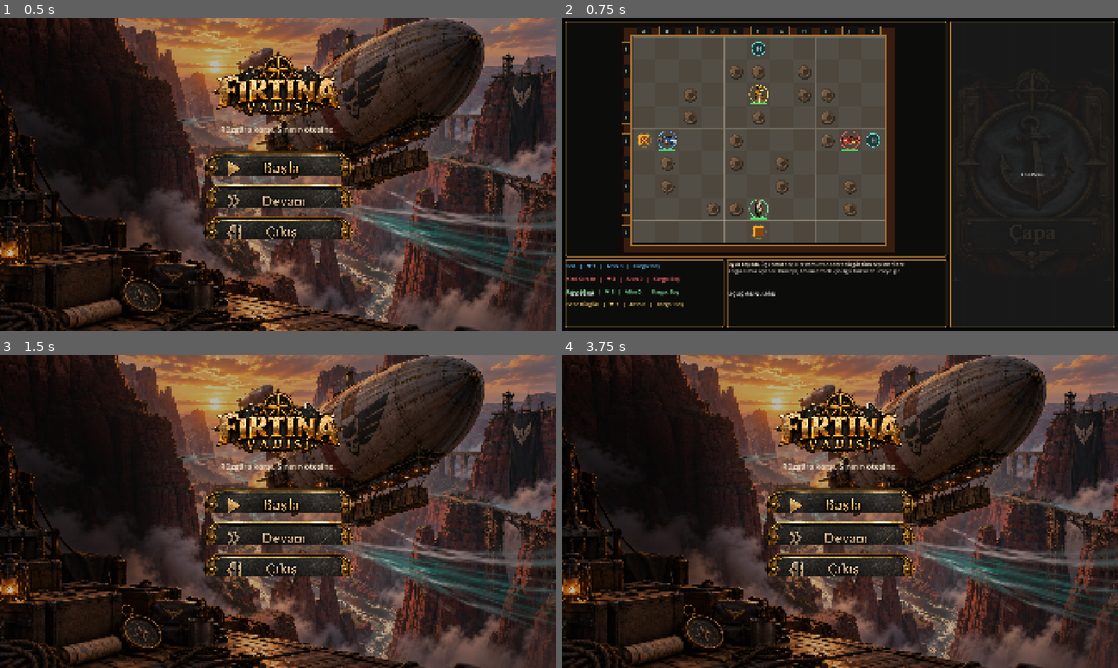
Above: before the commit, frames 1-4 (two rows, left to right).
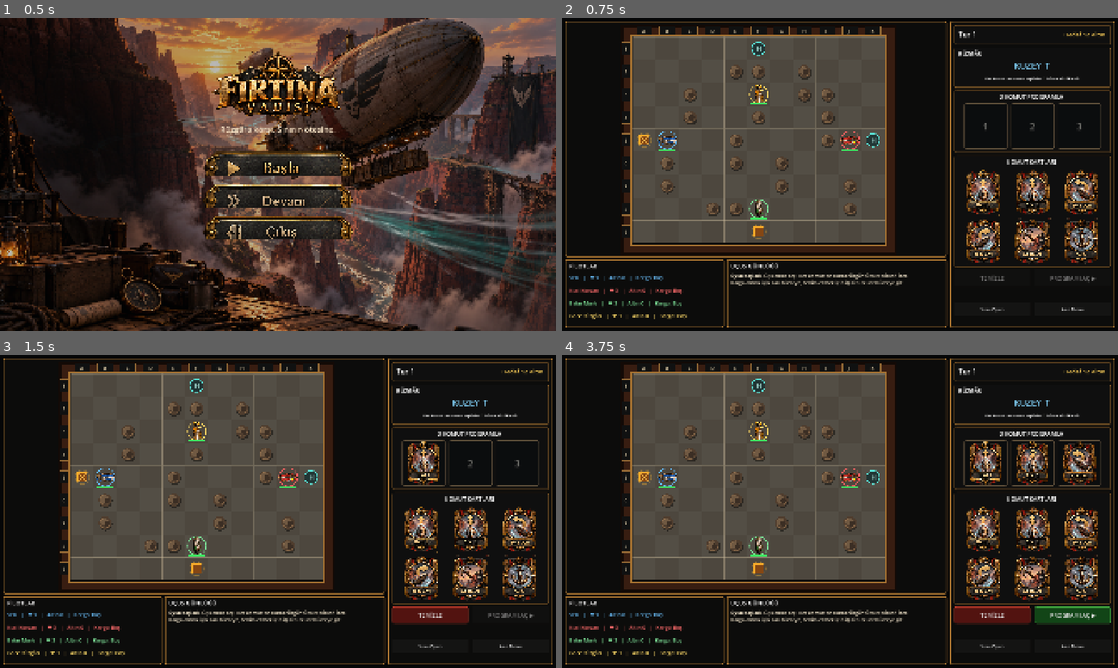
Above: after the commit, the same moments.

Repository: SerkanAydin06/Firtina-Vadisi
Game: Godot game, scene res://scenes/main.tscn
Same seed, same stepped clock (60 frames per second), same inputs: the game is played once before the commit and once after it.
Inputs (mouse positions are in pixels of both pictures, inside the frame that each line leads up to; where the layout moved, square brackets give the same spot in the first picture):
- Up to frame 1 (0.5 s): no input
- Up to frame 2 (0.75 s): click (840, 161) at 0.5 s
- Up to frame 3 (1.5 s): click (422, 530) [472, 511] at 1.25 s
- Up to frame 4 (3.75 s): click (840, 498) at 2.02 s; click (1034, 530) [1034, 511] at 2.75 s; click (1079, 530) at 3.52 s

Frame 1 is identical in both runs. In frame 2, 8.8% of the frame differs, in the area x 0-100%, y 1-99%; in frame 3, 73%; in frame 4, 73%, in the area x 0-100%, y 0-100%.

Commit message:
Fix scene layout containers and square program slots

Diff:
--- a/scenes/main.tscn
+++ b/scenes/main.tscn
@@ -223,7 +223,7 @@
 layout_mode = 2
 script = ExtResource("2_board")
 
-[node name="PilotsPanel" type="PanelContainer" parent="GameLayer"]
+[node name="PilotsPanel" type="Panel" parent="GameLayer"]
 layout_mode = 0
 offset_left = 10.0
 offset_top = 833.0
@@ -280,7 +280,7 @@
 text = "Gece Rüzgârı | ❤ 3 | Altın 0 | Kargo: Boş"
 vertical_alignment = 1
 
-[node name="LogPanel" type="PanelContainer" parent="GameLayer"]
+[node name="LogPanel" type="Panel" parent="GameLayer"]
 layout_mode = 0
 offset_left = 568.0
 offset_top = 833.0
@@ -308,7 +308,7 @@
 bbcode_enabled = true
 scroll_active = true
 
-[node name="RightPanel" type="PanelContainer" parent="GameLayer"]
+[node name="RightPanel" type="Panel" parent="GameLayer"]
 layout_mode = 0
 offset_left = 1340.0
 offset_top = 10.0
@@ -316,7 +316,7 @@
 offset_bottom = 1070.0
 theme_override_styles/panel = SubResource("PanelOuter")
 
-[node name="TopHUD" type="PanelContainer" parent="GameLayer/RightPanel"]
+[node name="TopHUD" type="Panel" parent="GameLayer/RightPanel"]
 layout_mode = 0
 offset_left = 14.0
 offset_top = 14.0
@@ -346,7 +346,7 @@
 horizontal_alignment = 2
 vertical_alignment = 1
 
-[node name="WindPanel" type="PanelContainer" parent="GameLayer/RightPanel"]
+[node name="WindPanel" type="Panel" parent="GameLayer/RightPanel"]
 layout_mode = 0
 offset_left = 14.0
 offset_top = 92.0
@@ -386,12 +386,12 @@
 horizontal_alignment = 1
 vertical_alignment = 1
 
-[node name="ProgramPanel" type="PanelContainer" parent="GameLayer/RightPanel"]
+[node name="ProgramPanel" type="Panel" parent="GameLayer/RightPanel"]
 layout_mode = 0
 offset_left = 14.0
 offset_top = 240.0
 offset_right = 556.0
-offset_bottom = 438.0
+offset_bottom = 455.0
 theme_override_styles/panel = SubResource("PanelInner")
 
 [node name="Title" type="Label" parent="GameLayer/RightPanel/ProgramPanel"]
@@ -418,12 +418,12 @@
 offset_left = 22.0
 offset_top = 45.0
 offset_right = 520.0
-offset_bottom = 188.0
+offset_bottom = 202.0
 theme_override_constants/separation = 12
 alignment = 1
 
 [node name="Slot1" type="PanelContainer" parent="GameLayer/RightPanel/ProgramPanel/CommandBox"]
-custom_minimum_size = Vector2(150, 135)
+custom_minimum_size = Vector2(150, 150)
 layout_mode = 2
 theme_override_styles/panel = SubResource("SlotStyle")
 
@@ -442,7 +442,7 @@
 stretch_mode = 5
 
 [node name="Slot2" type="PanelContainer" parent="GameLayer/RightPanel/ProgramPanel/CommandBox"]
-custom_minimum_size = Vector2(150, 135)
+custom_minimum_size = Vector2(150, 150)
 layout_mode = 2
 theme_override_styles/panel = SubResource("SlotStyle")
 
@@ -461,7 +461,7 @@
 stretch_mode = 5
 
 [node name="Slot3" type="PanelContainer" parent="GameLayer/RightPanel/ProgramPanel/CommandBox"]
-custom_minimum_size = Vector2(150, 135)
+custom_minimum_size = Vector2(150, 150)
 layout_mode = 2
 theme_override_styles/panel = SubResource("SlotStyle")
 
@@ -479,12 +479,12 @@
 expand_mode = 1
 stretch_mode = 5
 
-[node name="CardsPanel" type="PanelContainer" parent="GameLayer/RightPanel"]
-layout_mode = 0
-offset_left = 14.0
-offset_top = 448.0
+[node name="CardsPanel" type="Panel" parent="GameLayer/RightPanel"]
+layout_mode = 0
+offset_left = 14.0
+offset_top = 465.0
 offset_right = 556.0
-offset_bottom = 832.0
+offset_bottom = 849.0
 theme_override_styles/panel = SubResource("PanelInner")
 
 [node name="Title" type="Label" parent="GameLayer/RightPanel/CardsPanel"]
@@ -578,9 +578,9 @@
 [node name="ClearButton" type="Button" parent="GameLayer/RightPanel"]
 layout_mode = 0
 offset_left = 14.0
-offset_top = 842.0
+offset_top = 859.0
 offset_right = 278.0
-offset_bottom = 900.0
+offset_bottom = 917.0
 theme_override_font_sizes/font_size = 20
 theme_override_styles/normal = SubResource("RedButton")
 text = "TEMİZLE"
@@ -588,9 +588,9 @@
 [node name="ExecuteButton" type="Button" parent="GameLayer/RightPanel"]
 layout_mode = 0
 offset_left = 292.0
-offset_top = 842.0
+offset_top = 859.0
 offset_right = 556.0
-offset_bottom = 900.0
+offset_bottom = 917.0
 theme_override_font_sizes/font_size = 20
 theme_override_styles/normal = SubResource("GreenButton")
 disabled = true
@@ -599,15 +599,15 @@
 [node name="RestartButton" type="Button" parent="GameLayer/RightPanel"]
 layout_mode = 0
 offset_left = 14.0
-offset_top = 962.0
+offset_top = 972.0
 offset_right = 278.0
-offset_bottom = 1010.0
+offset_bottom = 1020.0
 text = "Yeni Oyun"
 
 [node name="MenuButton" type="Button" parent="GameLayer/RightPanel"]
 layout_mode = 0
 offset_left = 292.0
-offset_top = 962.0
+offset_top = 972.0
 offset_right = 556.0
-offset_bottom = 1010.0
+offset_bottom = 1020.0
 text = "Ana Menü"
